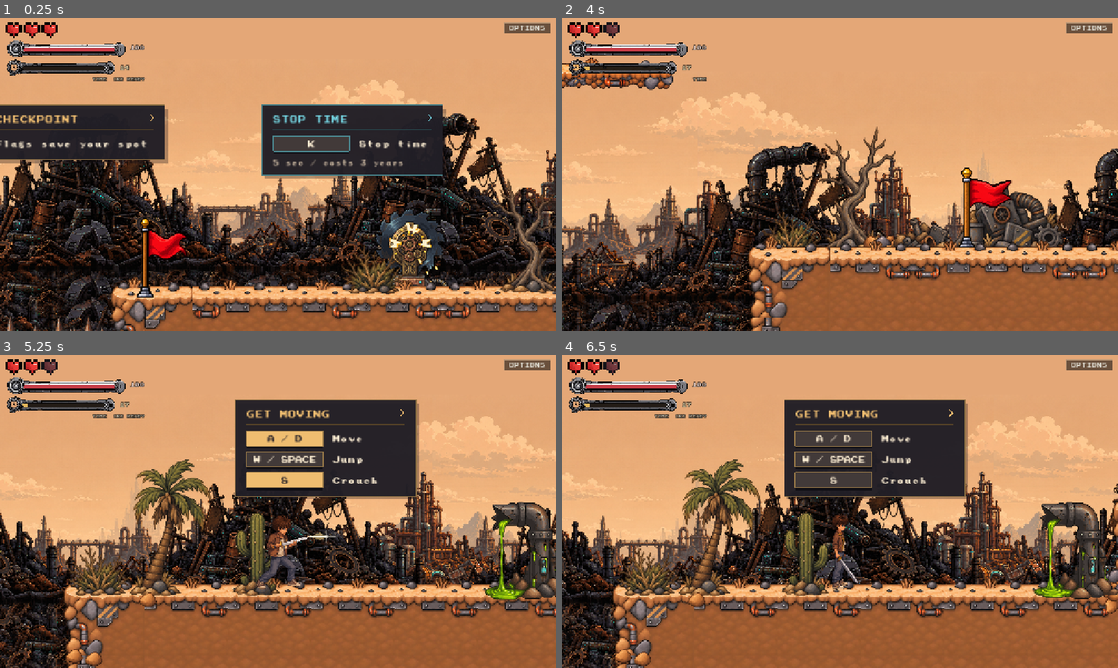
Above: before the commit, frames 1-4 (two rows, left to right).
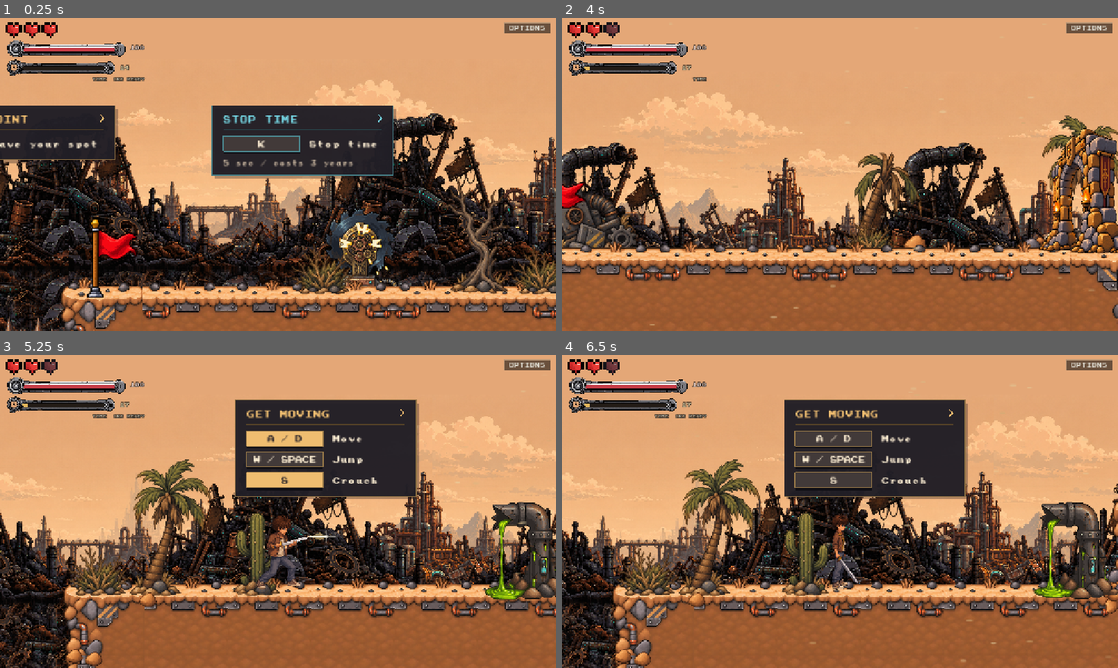
Above: after the commit, the same moments.

Repository: Zeyadzahran/years-to-spare
Game: Godot game, scene res://src/levels/level_01/level_01.tscn
Two runs of this game, one before a commit and one after it. Both use one fixed random seed, a clock stepped at 60 frames per second and the inputs below. This scene is started directly instead of the project's main scene. Sound files missing from this copy of the repository are replaced by a short silence.
Inputs (mouse positions are in pixels of both pictures, inside the frame that each line leads up to):
- Up to frame 1 (0.25 s): no input
- Up to frame 2 (4 s): tap Enter at 0.5 s; move the mouse to (962, 158) at 0.52 s; hold D (move_right) 0.53-1.25 s; tap J (attack) at 0.6 s; click (962, 158) at 0.67 s; tap Space (jump) at 0.77, 3.77 s; drag from (728, 190) to (812, 237) at 1.27 s; move the mouse to (895, 105) at 2.02 s; hold A (move_left) 2.03-2.75 s; tap E (time_rewind) at 2.1 s; drag from (812, 237) to (673, 127) at 2.77 s; move the mouse to (1006, 221) at 3.52 s; hold D (move_right) from 3.53 s (still down); tap K (time_stop) at 3.6 s
- Up to frame 3 (5.25 s): release D (move_right) at 4.25 s; drag from (111, 464) to (194, 433) at 4.27 s; move the mouse to (305, 511) at 5.02 s; hold D (move_right) from 5.03 s (still down); hold S (crouch) from 5.03 s (still down); click (305, 511) at 5.17 s
- Up to frame 4 (6.5 s): release D (move_right) at 5.75 s; release S (crouch) at 5.75 s; drag from (756, 433) to (728, 527) at 5.77 s

The runs differ from the first frame. In frame 1, 40% of the frame differs, in the area x 0-100%, y 19-100%; in frame 2, 40%, in the area x 0-100%, y 12-100%; in frame 3, less than 0.1%; in frame 4, less than 0.1%.

Commit message:
Bring the desert level to life

Diff:
--- a/src/levels/level.gd
+++ b/src/levels/level.gd
@@ -5,6 +5,16 @@
 
 @export var level_id: StringName = &"phase_1"
 @export_node_path("Marker2D") var level_start_path: NodePath
+
+## The track under the whole phase. Left empty, the level runs on its ambience
+## alone. Set to loop here rather than in the import, the way the boss theme
+## is, so the file stays a plain asset. A boss room that starts its own music
+## fades this out on the way in; MusicManager keeps it running across a
+## checkpoint reload, so a death does not restart the song.
+@export var music: AudioStream
+## Sits under the boss theme (-7 dB on a much hotter track) so the fight reads
+## as an escalation, and leaves the desert wind audible beneath it.
+@export var music_volume_db := -3.0
 
 ## Testing aid: tick this to leave the boy exactly where the Player node sits
 ## in the editor instead of moving him to the level start. Only ever applies
@@ -26,7 +36,16 @@
 	EventBus.enemy_died.connect(_on_enemy_died)
 	_remove_the_fallen()
 	_resume_run()
+	_start_music()
 	EventBus.level_started.emit(level_id)
+
+
+func _start_music() -> void:
+	if music == null:
+		return
+	if music is AudioStreamMP3 or music is AudioStreamOggVorbis:
+		music.set(&"loop", true)
+	MusicManager.play_music(music, 2.0, music_volume_db)
 
 
 ## A death reloads the whole level, so this runs on every load and is what turns
--- a/src/levels/level_01/boss_arena.gd
+++ b/src/levels/level_01/boss_arena.gd
@@ -83,9 +83,9 @@
 
 
 func _exit_tree() -> void:
-	# A death reloads the level with the manager still playing; the normal
-	# level has no music, and the boss theme must not follow the boy back
-	# to his checkpoint.
+	# A death reloads the level with the manager still playing; the level's
+	# own track takes over on the reload, and the boss theme must not follow
+	# the boy back to his checkpoint.
 	if MusicManager.current_song == BOSS_MUSIC:
 		MusicManager.stop_music(0.8)
 
--- a/src/levels/level_01/level_01.tscn
+++ b/src/levels/level_01/level_01.tscn
@@ -3,9 +3,11 @@
 [ext_resource type="Script" uid="uid://be5vpy5llau5q" path="res://src/levels/level.gd" id="1_a7tag"]
 [ext_resource type="AudioStream" uid="uid://bx7o8vesdg803" path="res://src/levels/level_01/audio/desert_wind.mp3" id="2_1vujb"]
 [ext_resource type="PackedScene" uid="uid://be6vd4fiw07ao" path="res://src/levels/level_01/background.tscn" id="2_6yjdu"]
+[ext_resource type="AudioStream" uid="uid://dk0lhoa020dtw" path="res://assets/music/Desert_Mystic.ogg" id="2_jxjey"]
 [ext_resource type="AudioStream" uid="uid://b67vxnf3ogwax" path="res://src/levels/level_01/audio/desert_ambience.mp3" id="3_68m7i"]
 [ext_resource type="TileSet" uid="uid://ct8w2xk4bnq7f" path="res://src/levels/level_01/terrain_tileset.tres" id="3_s7fgk"]
 [ext_resource type="Texture2D" uid="uid://cq7g30j4pyjf2" path="res://src/levels/level_01/art/props/decorations.png" id="4_1tr31"]
+[ext_resource type="Script" uid="uid://clacnlwxyh6ag" path="res://src/world/effects/ambient_particles.gd" id="4_47xd3"]
 [ext_resource type="PackedScene" uid="uid://cm4pv8hd3ry6e" path="res://src/levels/level_01/hazards/toxic_pipe.tscn" id="5_bv8k8"]
 [ext_resource type="Script" uid="uid://7q8rqbxmi4d" path="res://src/world/hazards/hazard.gd" id="6_dmh6m"]
 [ext_resource type="Texture2D" uid="uid://b2j4qyiy3tqb3" path="res://src/levels/level_01/art/props/rocks_and_dirt.png" id="7_bv8k8"]
@@ -49,18 +51,24 @@
 [node name="Level01" type="Node2D" unique_id=2026904255]
 script = ExtResource("1_a7tag")
 level_start_path = NodePath("World/LevelStart")
+music = ExtResource("2_jxjey")
+music_volume_db = -12.0
 
 [node name="Ambience" type="Node" parent="." unique_id=1708576858]
 
 [node name="DesertWind" type="AudioStreamPlayer" parent="Ambience" unique_id=905748870]
 stream = ExtResource("2_1vujb")
-volume_db = -20.0
+volume_db = -5.0
 autoplay = true
 
 [node name="DesertAmbience" type="AudioStreamPlayer" parent="Ambience" unique_id=22267121]
 stream = ExtResource("3_68m7i")
-volume_db = -24.0
+volume_db = -3.0
 autoplay = true
+
+[node name="BlowingSand" type="CPUParticles2D" parent="Ambience" unique_id=865564480]
+z_index = 6
+script = ExtResource("4_47xd3")
 
 [node name="Background" parent="." unique_id=773687580 instance=ExtResource("2_6yjdu")]
 
@@ -1947,7 +1955,7 @@
 
 [node name="Player" parent="Entities" unique_id=1426104633 instance=ExtResource("12_r3o47")]
 z_index = 10
-position = Vector2(16095, 121)
+position = Vector2(16709, 119)
 
 [node name="Enemies" type="Node2D" parent="." unique_id=261374960]
 
@@ -1964,13 +1972,13 @@
 position = Vector2(6800, 482)
 
 [node name="Gunner3" parent="Enemies" unique_id=1527131330 instance=ExtResource("19_bv8k8")]
-position = Vector2(8198, 601)
+position = Vector2(8577, 594)
 
 [node name="Gunner4" parent="Enemies" unique_id=334027704 instance=ExtResource("19_bv8k8")]
 position = Vector2(8112, 597)
 
 [node name="Guard" parent="Enemies" unique_id=1791530447 instance=ExtResource("18_1tr31")]
-position = Vector2(8157, 599)
+position = Vector2(7582, 604)
 
 [node name="Gunner" parent="Enemies" unique_id=991729530 instance=ExtResource("19_bv8k8")]
 position = Vector2(11691, 240)
--- /dev/null
+++ b/src/world/effects/ambient_particles.gd
@@ -0,0 +1,109 @@
+class_name AmbientParticles
+extends CPUParticles2D
+## Sand on the wind. A thin column of grains born just past the upwind edge
+## of the view and driven across it, so every grain the boy sees has blown in
+## from off-screen - nothing ever appears out of the air beside him. The
+## emitter rides the camera; the grains live in world space, so the ones
+## already flying stay on their course while the view slides past them.
+##
+## Built in code like BossVfx, for the same reason: one place to tune, and the
+## grain is drawn here rather than shipped as an asset. It obeys the boy's
+## powers the way the boss dust does - a stopped world holds every grain in
+## the air exactly where it was.
+
+## Where the wind blows, in pixels per second. Negative x is leftward: the
+## sand enters from the right edge and crosses to the left, into the boy's
+## face as he heads for the boss. Flip the sign to turn the wind round; the
+## emitter moves to the other edge on its own.
+@export var wind := Vector2(-260.0, 12.0)
+## Grains in the air at once across the whole view.
+@export var density := 90
+## Sun-bright sand at one end of the deal, shadowed grit at the other.
+@export var tint_light := Color(0.93, 0.85, 0.66)
+@export var tint_dark := Color(0.78, 0.64, 0.42)
+## How solid a grain is at its brightest.
+@export var opacity := 0.55
+
+## Distance past the view edge the column sits, so grains are already moving
+## when they cross into view.
+const EDGE_MARGIN := 24.0
+
+var _view := Vector2.ZERO
+
+func _ready() -> void:
+	local_coords = false
+	amount = density
+	randomness = 0.6
+	emission_shape = EMISSION_SHAPE_RECTANGLE
+	direction = wind.normalized()
+	# Nearly parallel: sand streams, it does not scatter.
+	spread = 6.0
+	initial_velocity_min = wind.length() * 0.7
+	initial_velocity_max = wind.length() * 1.5
+	# A whisper of gravity, so the streams sag rather than run dead level.
+	gravity = Vector2(0.0, 4.0)
+	scale_amount_min = 0.8
+	scale_amount_max = 1.4
+	texture = _grain_texture()
+	var tint := Gradient.new()
+	tint.set_color(0, tint_light)
+	tint.set_color(1, tint_dark)
+	color_initial_ramp = tint
+	# Born off-screen, so the fade-in only has to cover the first few pixels;
+	# the fade-out keeps a grain from popping at the end of its run.
+	var fade := Gradient.new()
+	fade.set_offset(0, 0.0)
+	fade.set_color(0, Color(1, 1, 1, 0))
+	fade.set_offset(1, 1.0)
+	fade.set_color(1, Color(1, 1, 1, 0))
+	fade.add_point(0.05, Color(1, 1, 1, opacity))
+	fade.add_point(0.85, Color(1, 1, 1, opacity))
+	color_ramp = fade
+	EventBus.time_mode_changed.connect(_on_time_mode_changed)
+	_on_time_mode_changed(TimeService.mode)
+	_follow_camera()
+	# Start with sand already streaming across; an empty first screen that
+	# fills in from one edge reads as the effect switching on, not as weather.
+	preprocess = lifetime
+	restart()
+
+
+func _process(_delta: float) -> void:
+	_follow_camera()
+
+
+## Parks the column just past the upwind edge, the full height of the view,
+## and gives each grain long enough to cross the whole view at its slowest.
+func _follow_camera() -> void:
+	var camera := get_viewport().get_camera_2d()
+	if camera == null:
+		return
+	var view := get_viewport_rect().size / camera.zoom
+	var upwind := -signf(wind.x) if not is_zero_approx(wind.x) else -1.0
+	global_position = camera.get_screen_center_position() \
+		+ Vector2(upwind * (view.x * 0.5 + EDGE_MARGIN), 0.0)
+	if view.is_equal_approx(_view):
+		return
+	_view = view
+	emission_rect_extents = Vector2(EDGE_MARGIN * 0.5, view.y * 0.6)
+	lifetime = (view.x + EDGE_MARGIN * 4.0) / initial_velocity_min
+
+
+func _on_time_mode_changed(_mode: int) -> void:
+	speed_scale = TimeService.world_scale
+
+
+## An 8x3 streak, bright in the middle and soft at both ends - a grain that
+## is moving too fast to be a dot.
+static func _grain_texture() -> Texture2D:
+	var w := 8
+	var h := 3
+	var image := Image.create(w, h, false, Image.FORMAT_RGBA8)
+	for y in h:
+		for x in w:
+			var u := (x + 0.5) / w * 2.0 - 1.0
+			var v := (y + 0.5) / h * 2.0 - 1.0
+			var along := 1.0 - u * u
+			var across := 1.0 - absf(v)
+			image.set_pixel(x, y, Color(1, 1, 1, clampf(along * across * 1.6, 0.0, 1.0)))
+	return ImageTexture.create_from_image(image)
Not shown, added: assets/music/Desert_Mystic.ogg.import
Not shown, added: assets/music/LICENSE-POLYGONDAN-CC0.txt
Not shown, added: src/levels/level_01/audio/LOUDNESS.txt
Not shown, added: src/world/effects/ambient_particles.gd.uid
Not shown, added: assets/music/Desert_Mystic.ogg
Not shown, changed: src/levels/level_01/audio/desert_ambience.mp3
Not shown, changed: src/levels/level_01/audio/desert_wind.mp3
